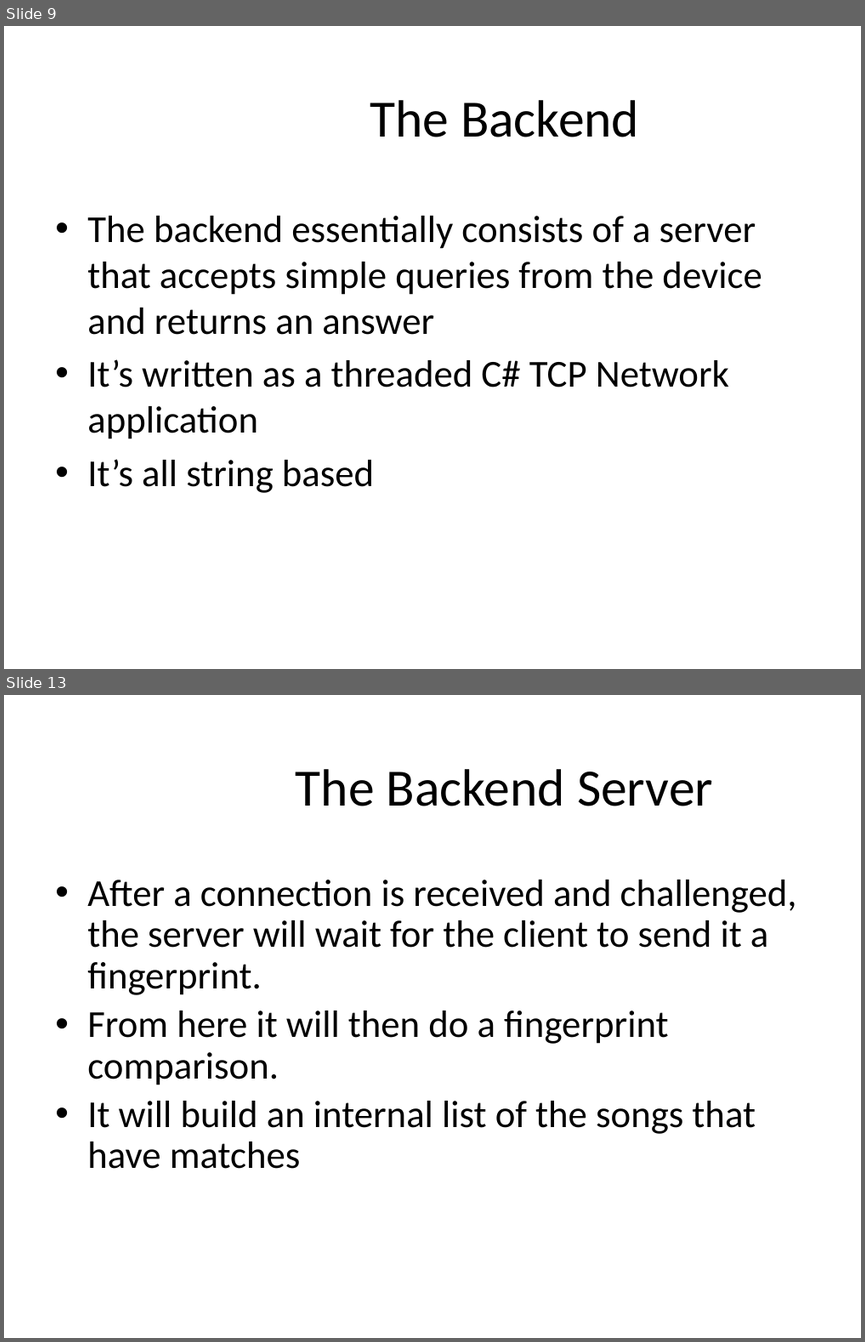
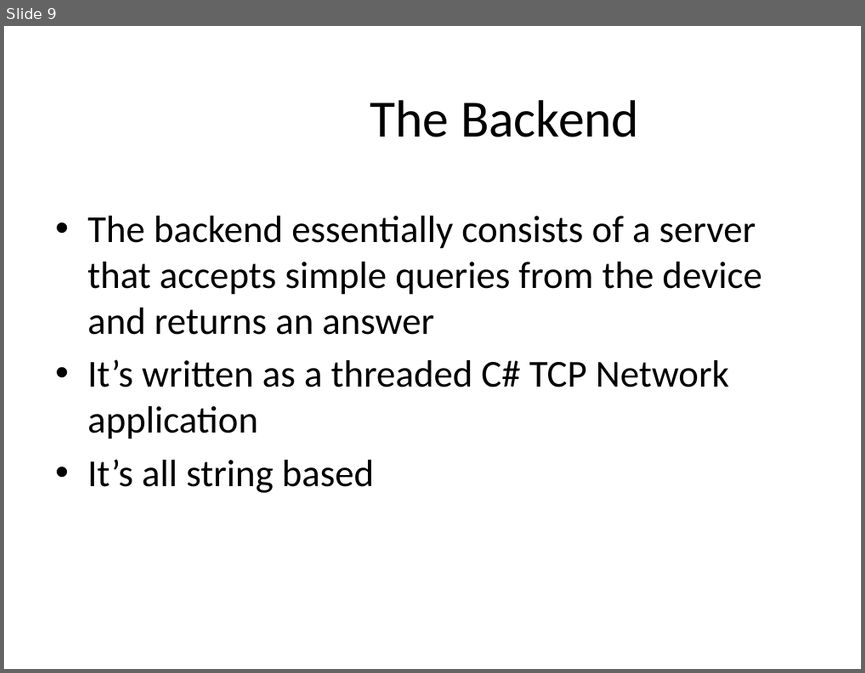
Before and after one commit to master20151121/mmoments, a slide deck: Mobile Musical Moments.pptx. Shown one above the other, each under a label of ours: slides 9 and 13 before the commit, slide 9 after it; the slides between them are not shown. The pictures are 865x1342 and 865x673 pixels, drawn with LibreOffice and Linux fonts; fonts in the diff are those of the drawing; background and template pictures are left out. Boxes give left, top, right and bottom in pixels: in the first picture for what was removed or moved away, otherwise in the second. Text is boxed around its words. In the diff, an @@ line names an element or a change of style, - is before the commit and + after.

```diff
--- a/Mobile Musical Moments.pptx
+++ b/Mobile Musical Moments.pptx
@@ slide 13 removed at [4, 695, 861, 1338], background #FFFFFF @@
@@ title removed at [296, 769, 713, 806] @@
-The Backend Server
@@ text removed at [87, 879, 797, 1168] @@
-• After a connection is received and challenged, the server will wait for the client to send it a fingerprint.
-• From here it will then do a fingerprint comparison.
-• It will build an internal list of the songs that have matches
```
Also in this commit, not shown: 2 slides changed, 2 slides added, 3 other slides removed, 1 other file.
